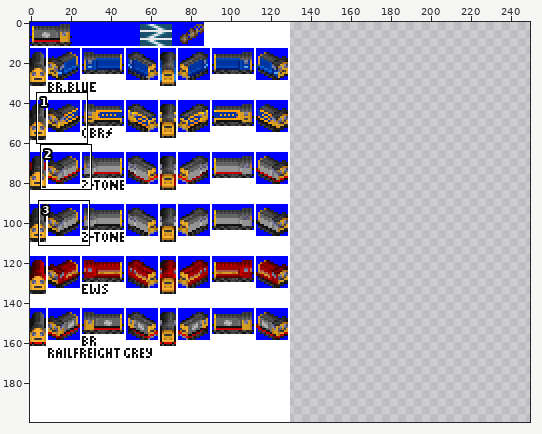
One commit to this sprite sheet: gfx/Diesel/20.png. Above: a wide view before the commit, with the close-up outlined.
Close-up. Earlier state:
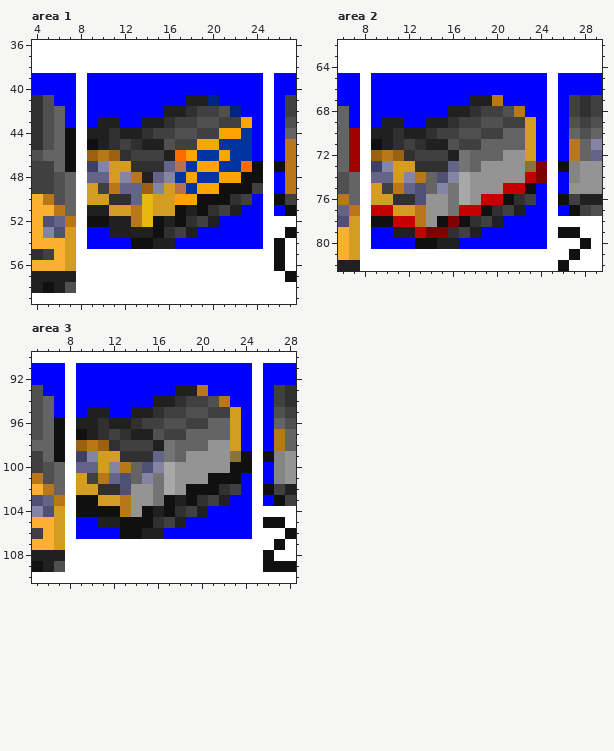
The file is 130x200 pixels. Shown: area 1: x 4..27, y 36..59; area 2: x 6..29, y 62..82; area 3: x 5..28, y 90..110. The old version is drawn lined up with the new one, on the new canvas. The commit also changed other parts of the picture, which this record leaves out.
Now the later version:
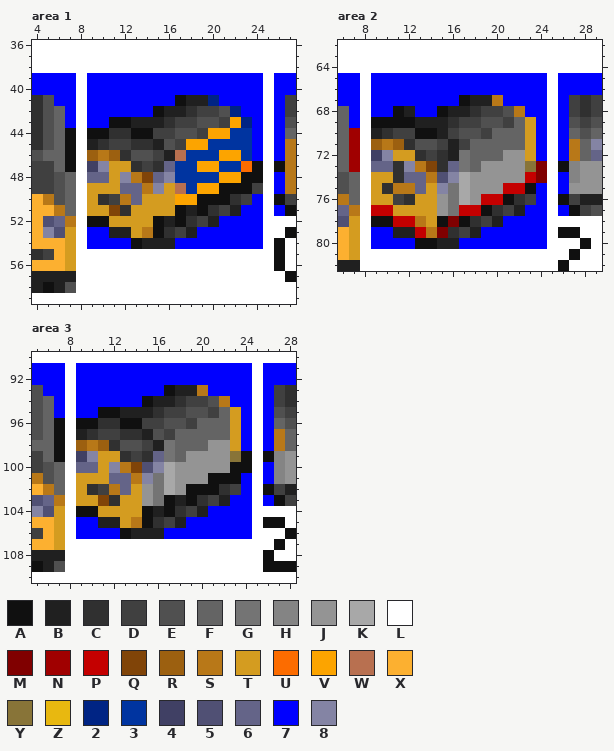
Palette (. is transparent): A #101010  B #202020  C #303030  D #404040  E #505050  F #646464  G #747474  H #848484  J #949494  K #a8a8a8  L #ffffff  M #800000  N #a00000  P #c40000  Q #804408  R #9c6010  S #b87818  T #d49c20  U #fc6c00  V #fca400  W #b87050  X #fcb030  Y #887438  Z #e8b810  2 #002484  3 #0034a0  4 #404064  5 #505074  6 #646488  7 #0000ff  8 #8484a4
What changed:
{"change": "canvas 130x200 -> 250x200"}
{"where": "area 1"}
{"y":41,"x":17,"old":"7","new":"A"}
{"y":42,"x":15,"old":"7","new":"A"}
{"y":43,"x":10,"old":"BB77","new":"7AAB"}
{"y":43,"x":22,"old":"DV","new":"V2"}
{"y":44,"x":9,"old":"BB","new":"AA"}
{"y":44,"x":12,"old":"BBC","new":"CAA"}
{"y":44,"x":20,"old":"D","new":"V"}
{"y":44,"x":22,"old":"V","new":"3"}
{"y":45,"x":9,"old":"ABC","new":"BCD"}
{"y":45,"x":14,"old":"B","new":"C"}
{"y":45,"x":18,"old":"D","new":"V"}
{"y":45,"x":20,"old":"V","new":"3"}
{"y":46,"x":13,"old":"DD","new":"EE"}
{"y":46,"x":17,"old":"UV","new":"W3"}
{"y":46,"x":22,"old":"3","new":"V"}
{"y":47,"x":14,"old":"C","new":"D"}
{"y":47,"x":17,"old":"W","new":"3"}
{"y":48,"x":14,"old":"B","new":"Q"}
{"y":48,"x":18,"old":"V","new":"3"}
{"y":49,"x":10,"old":"DS","new":"TT"}
{"y":49,"x":14,"old":"R","new":"S"}
{"y":50,"x":10,"old":"TCC","new":"CDS"}
{"y":50,"x":14,"old":"Z","new":"T"}
{"y":51,"x":9,"old":"BBTTSZ","new":"TTQCTT"}
{"y":52,"x":11,"old":"BBSZ","new":"TTTT"}
{"y":53,"x":13,"old":"BB","new":"TS"}
{"y":54,"x":14,"old":"A","new":"B"}
{"where": "area 2"}
{"y":67,"x":17,"old":"7","new":"A"}
{"y":68,"x":11,"old":"77","new":"AB"}
{"y":68,"x":15,"old":"7","new":"A"}
{"y":69,"x":9,"old":"7BB77","new":"AAAAB"}
{"y":69,"x":22,"old":"D","new":"F"}
{"y":70,"x":10,"old":"BCBBCD","new":"CDDAAB"}
{"y":70,"x":20,"old":"D","new":"F"}
{"y":71,"x":9,"old":"ABCDCBBE","new":"RSRCEEDB"}
{"y":71,"x":18,"old":"D","new":"F"}
{"y":72,"x":9,"old":"RSRCD","new":"48TTC"}
{"y":72,"x":15,"old":"D","new":"C"}
{"y":73,"x":9,"old":"48TTCC","new":"66C8SQ"}
{"y":74,"x":9,"old":"66T8SF","new":"TTC66S"}
{"y":75,"x":10,"old":"D","new":"C"}
{"y":75,"x":12,"old":"65F","new":"S6T"}
{"y":76,"x":11,"old":"C","new":"D"}
{"y":76,"x":13,"old":"5J","new":"TT"}
{"y":77,"x":13,"old":"SJ","new":"TT"}
{"y":78,"x":14,"old":"J","new":"T"}
{"y":79,"x":14,"old":"M","new":"S"}
{"where": "area 3"}
{"y":93,"x":17,"old":"7","new":"A"}
{"y":94,"x":15,"old":"7","new":"A"}
{"y":95,"x":10,"old":"BB77","new":"7AAB"}
{"y":95,"x":22,"old":"D","new":"F"}
{"y":96,"x":9,"old":"BB","new":"AA"}
{"y":96,"x":12,"old":"BBC","new":"CAA"}
{"y":96,"x":20,"old":"D","new":"F"}
{"y":97,"x":9,"old":"ABC","new":"BCD"}
{"y":97,"x":14,"old":"B","new":"C"}
{"y":97,"x":18,"old":"D","new":"F"}
{"y":98,"x":13,"old":"DD","new":"EE"}
{"y":99,"x":14,"old":"C","new":"D"}
{"y":100,"x":14,"old":"F","new":"Q"}
{"y":101,"x":10,"old":"DS","new":"TT"}
{"y":101,"x":13,"old":"5F","new":"6S"}
{"y":102,"x":10,"old":"TCC5J","new":"CDS6T"}
{"y":103,"x":9,"old":"AATTSJ","new":"TTQCTT"}
{"y":104,"x":11,"old":"AASJ","new":"TTTT"}
{"y":105,"x":13,"old":"AA","new":"TS"}
{"y":106,"x":14,"old":"A","new":"B"}
{"label":"changed","picture_box":[87,95,252,249]}
{"label":"changed","picture_box":[371,95,525,238]}
{"label":"changed","picture_box":[76,385,230,539]}
